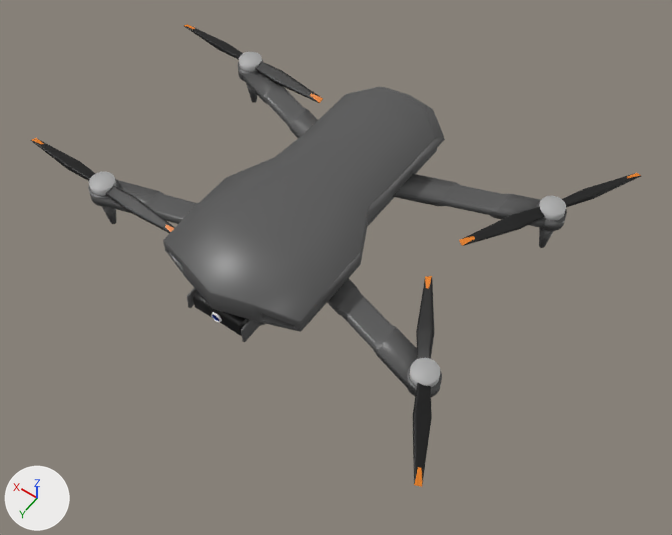
The Blender file Assets/Prefabs/Drones/djiMini2.blend: old version first, new version second.
Both versions are drawn from a 50 mm lens placed at (-0.323, 0.437, 0.708), pointed at (-0.007, -0.004, 0.014). Every picture has the same lights, and +X, +Y and +Z are marked at lower left.

Names of what the first picture shows: 'Arms', 'Coque', 'Foot', 'Foot.001', 'GoPro', 'PropollerBackLeft', 'PropollerBackRight', 'PropollerFrontLeft', 'PropollerFrontRight'.
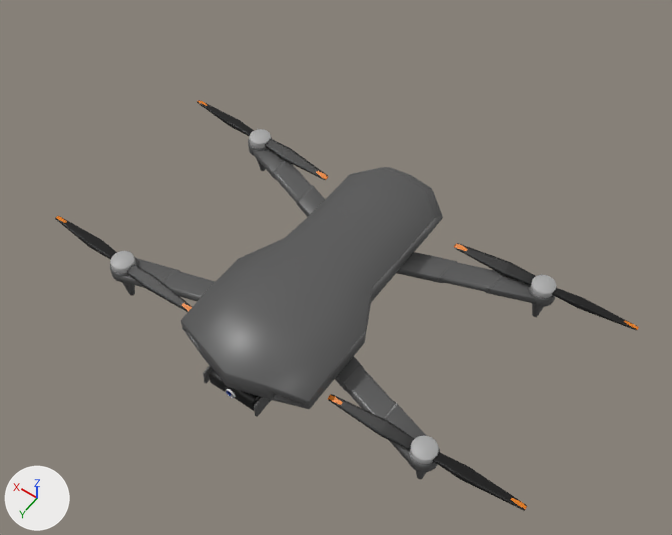
Changed parts and their boxes [x1, y1, x2, y2] in the pictures (672 x 535 px):
'Coque', reshaped, moved (58% wider, 34% taller): before [163, 87, 445, 342]; after [110, 137, 557, 479]
'Arms', deleted: before [93, 72, 544, 395]
'PropollerFrontLeft', deleted: before [410, 276, 440, 487]
'Propoller_LF', added: after [328, 394, 527, 511]
'PropollerBackLeft', deleted: before [459, 173, 641, 246]
'Propoller_LB', added: after [454, 243, 639, 330]
'PropollerFrontRight', deleted: before [31, 138, 175, 233]
'Propoller_RF', added: after [55, 216, 192, 312]
'PropollerBackRight', deleted: before [184, 24, 323, 103]
'Propoller_RB', added: after [197, 100, 328, 180]
'GoPro', deleted (black): before [193, 292, 247, 336]
'Foot', deleted (black): before [238, 60, 567, 248]
'Foot.001', deleted (black): before [88, 179, 442, 397]
part 1 of me_cube, added: after [253, 149, 535, 304]
part 2 of me_cube, added: after [115, 258, 426, 468]
part 3 of me_cube, added (black): after [110, 258, 440, 479]
part 4 of me_cube, added (black): after [248, 137, 557, 317]
part 5 of me_cube, added: after [225, 389, 235, 398]
part 6 of me_cube, added (black): after [209, 370, 259, 411]

What the commit changed:
me_cube is used by ob_coque; location (0.0157, -0.0131, 0.0894); delta_scale (0.0366, 0.0468, 0.0422).
me_cube had 137 vertices, 116 faces and spanned x 0.0..1.98, y -3.17..3.21, z -0.58..0.68.
me_cube now has 929 vertices, 844 faces and spans x -0.14..5.08, y -3.17..3.21, z -1.3..0.68.
me_cube part 1: a new loose piece of 224 vertices spanning x 1.2..4.71, y -2.73..-1.08, z -0.48..-0.18, in mat_material (dark grey #575757).
me_cube part 2: a new loose piece of 224 vertices spanning x 0.93..4.7, y 0.91..2.44, z -0.48..-0.18, in mat_material (dark grey #575757).
me_cube part 3: a new loose piece of 120 vertices spanning x 4.34..5.08, y 1.84..2.42, z -1.3..-0.14, in mat_material (dark grey #575757).
me_cube part 4: a new loose piece of 120 vertices spanning x 4.34..5.08, y -2.73..-2.15, z -1.3..-0.22, in mat_material (dark grey #575757).
me_cube part 5: a new loose piece of 80 vertices spanning x -0.14..0.14, y 2.96..3.17, z -0.49..-0.25.
me_cube part 6: a new loose piece of 24 vertices spanning x 0.0..0.69, y 2.92..3.14, z -0.57..-0.15.
me_cube now uses material mat_material_002 (white #e7e7e7).
me_cube now uses material mat_orange_001 (blue #3b64e7).
Mesh me_cube_006 is new.
It has 492 vertices, 469 faces and spans x 2.12..7.29, y -2.69..-2.19, z -0.24..-0.03.
Faces by material slot: [352, 41, 76].
It uses material mat_noir (black #000000).
It uses material mat_material_001 (grey #acacac).
It uses material mat_orange (orange #e78014).
Mesh me_cube_005 is new.
It has 492 vertices, 469 faces and spans x -7.29..-2.12, y -2.69..-2.19, z -0.24..-0.03.
Faces by material slot: [346, 41, 82].
It uses material mat_noir (black #000000).
It uses material mat_material_001 (grey #acacac).
It uses material mat_orange (orange #e78014).
Mesh me_cube_004 is new.
It has 492 vertices, 469 faces and spans x 2.12..7.29, y 1.88..2.38, z -0.16..0.03.
Faces by material slot: [352, 41, 76].
It uses material mat_noir (black #000000).
It uses material mat_material_001 (grey #acacac).
It uses material mat_orange (orange #e78014).
Mesh me_cube_002 is new.
It has 492 vertices, 469 faces and spans x -7.29..-2.12, y 1.88..2.38, z -0.16..0.03.
Faces by material slot: [346, 41, 82].
It uses material mat_noir (black #000000).
It uses material mat_material_001 (grey #acacac).
It uses material mat_orange (orange #e78014).
Object 'Coque' (ob_coque) moves from (0.0157, -0.0131, 0.0894) to (0.0, 0.0, 0.0).
Object 'Foot.001' (ob_foot_001) is deleted.
Object 'Foot' (ob_foot) is deleted.
Object 'Arms' (ob_arms) is deleted.
Object 'GoPro' (ob_gopro) is deleted.
Object 'PropollerFrontLeft' (ob_propollerfrontleft) is deleted.
Object 'PropollerBackLeft' (ob_propollerbackleft) is deleted.
Object 'PropollerBackRight' (ob_propollerbackright) is deleted.
Object 'PropollerFrontRight' (ob_propollerfrontright) is deleted.
Object 'Propoller_RB' (ob_propoller_rb) is new; it shows me_cube_006.
Its location is (0.0, 0.0, 0.0).
Its delta scale is (0.0366, 0.0468, 0.0422).
Object 'Propoller_LB' (ob_propoller_lb) is new; it shows me_cube_005.
Its location is (0.0, 0.0, 0.0).
Its delta scale is (0.0366, 0.0468, 0.0422).
Object 'Propoller_RF' (ob_propoller_rf) is new; it shows me_cube_004.
Its location is (0.0, 0.0, 0.0).
Its delta scale is (0.0366, 0.0468, 0.0422).
Object 'Propoller_LF' (ob_propoller_lf) is new; it shows me_cube_002.
Its location is (0.0, 0.0, 0.0).
Its delta scale is (0.0366, 0.0468, 0.0422).
